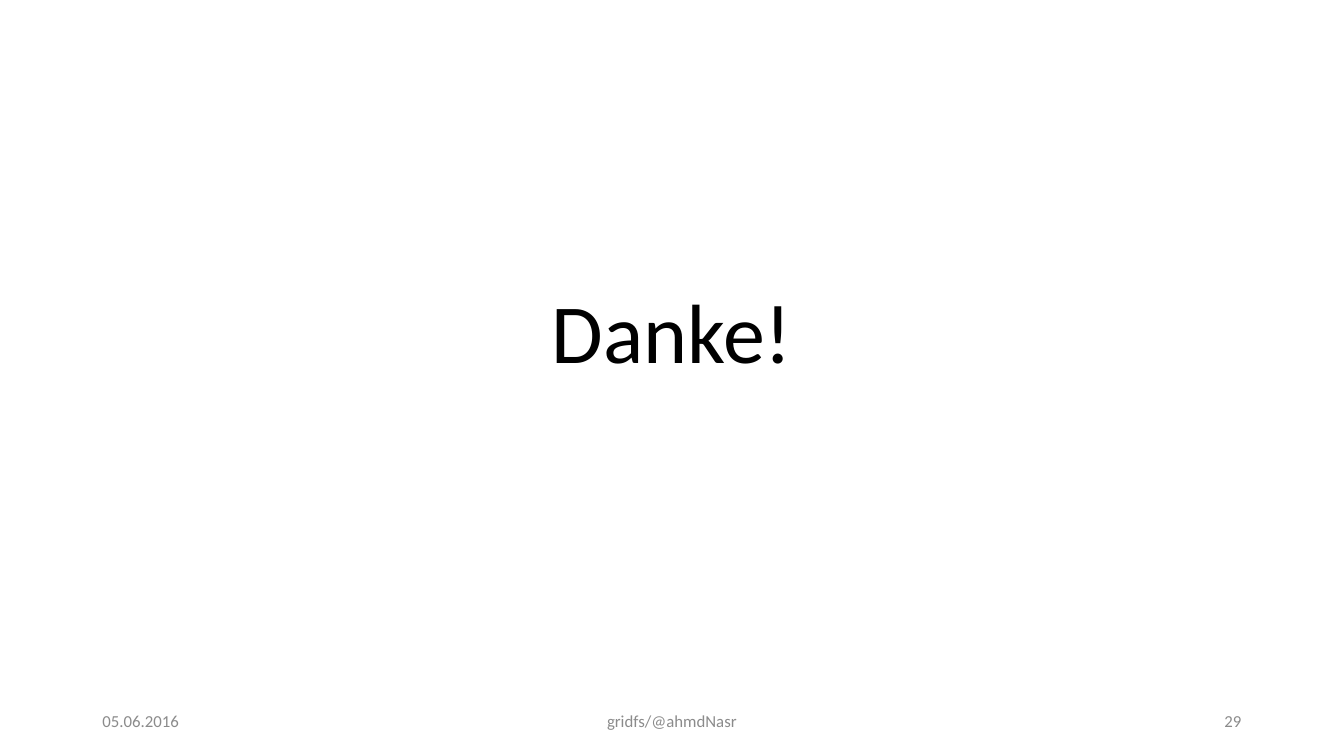
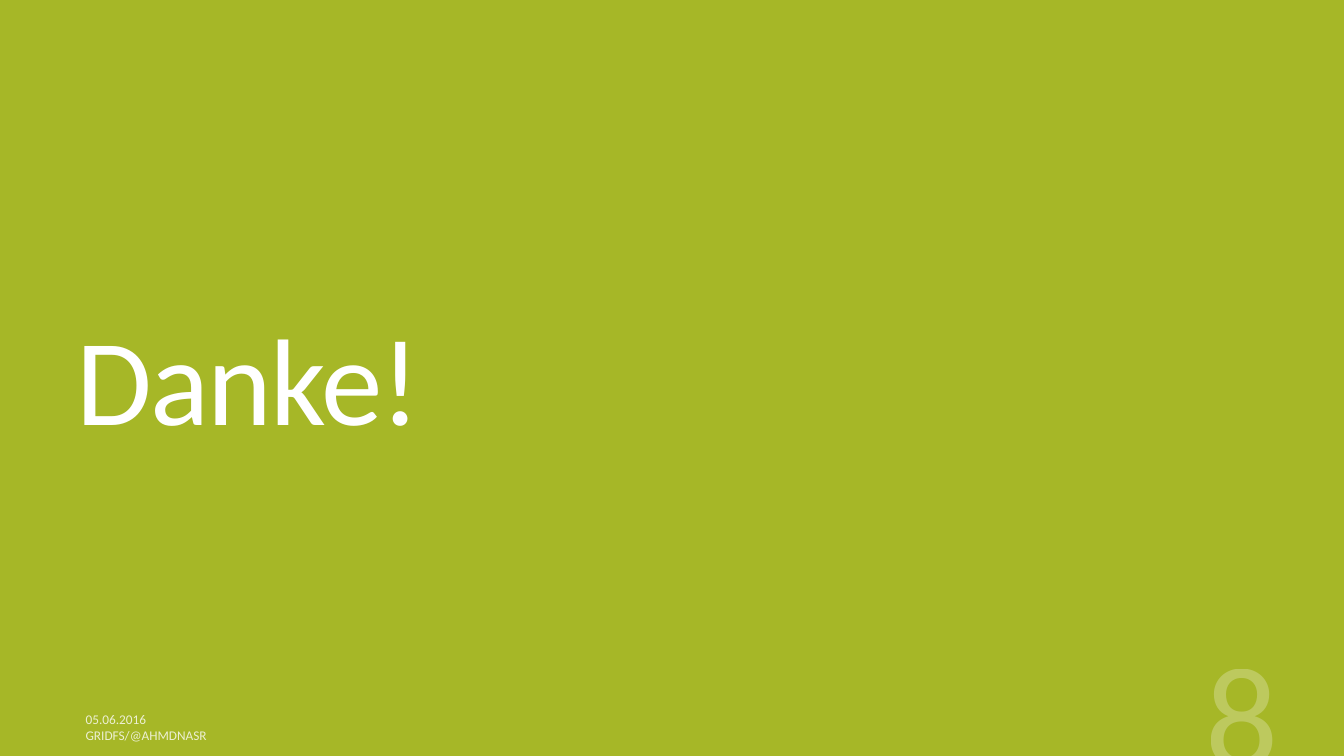
Before and after one commit to ahmdNasr/gridfs_presentation, a slide deck: slide 8 of GridFS.pptx (slide 29 before the commit). Drawn at 1344x756 pixels with LibreOffice and Linux fonts; fonts in the diff are those of the drawing. Boxes give left, top, right and bottom in pixels: in the first picture for what was removed or moved away, otherwise in the second. Text is boxed around its words. In the diff, an @@ line names an element or a change of style, - is before the commit and + after.

```diff
--- a/GridFS.pptx
+++ b/GridFS.pptx
@@ background #FFFFFF to #A6B727 @@
@@ title "Danke!": place and size @@
-title "Danke!" at [552,304,793,364]
+title "Danke!" at [77,339,421,426]
@@ title "Danke!" at [77,339,421,426]: size 60 to 88 pt, text colour #000000 to #FFFFFF, letter spacing 0 to -1.2 pt; alignment centre to left; line spacing 0.9 to 0.8 @@
@@ page number at [966,648,1289,756]: vertical alignment middle to bottom @@
@@ text "05.06.2016": place and size @@
-text "05.06.2016" at [102,716,178,727]
+text "05.06.2016" at [86,715,146,724]
@@ text "05.06.2016" at [86,715,146,724]: size 12 to 9.5 pt, text colour #8C8C8C to #FFFFFF at 80% opacity @@
@@ page number at [1224,716,1241,727]: text changed; size 12 to 103 pt; text colour #8C8C8C to #FFFFFF at 25% opacity @@
-29
+8
@@ text at [86,731,207,742]: text changed; size 12 to 9.5 pt; text colour #8C8C8C to #FFFFFF at 80% opacity @@
-gridfs/@ahmdNasr
+GRIDFS/@AHMDNASR
```
Also in this commit, not shown: 6 other slides changed, 2 slides added, 22 slides removed.
